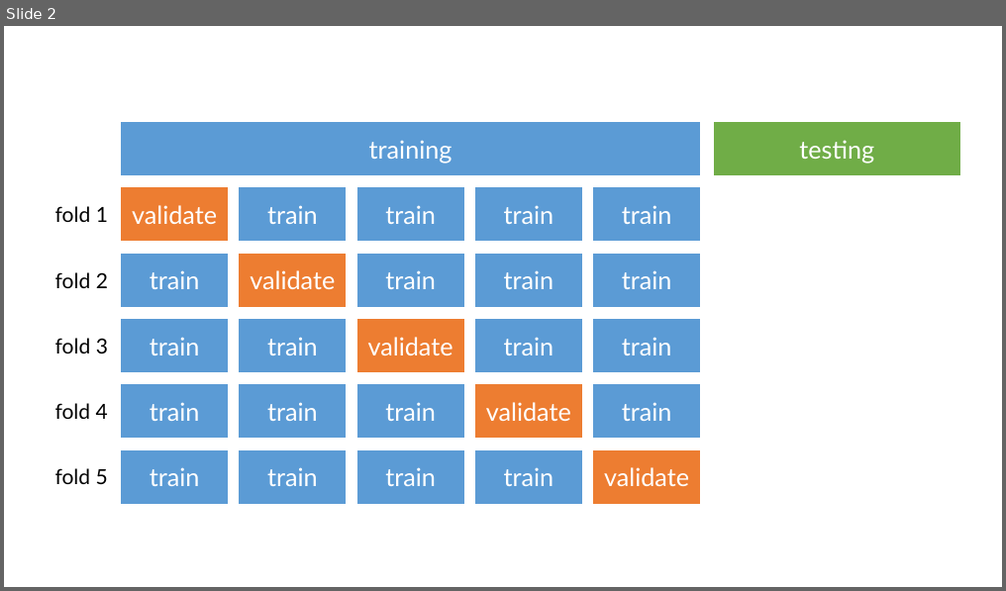
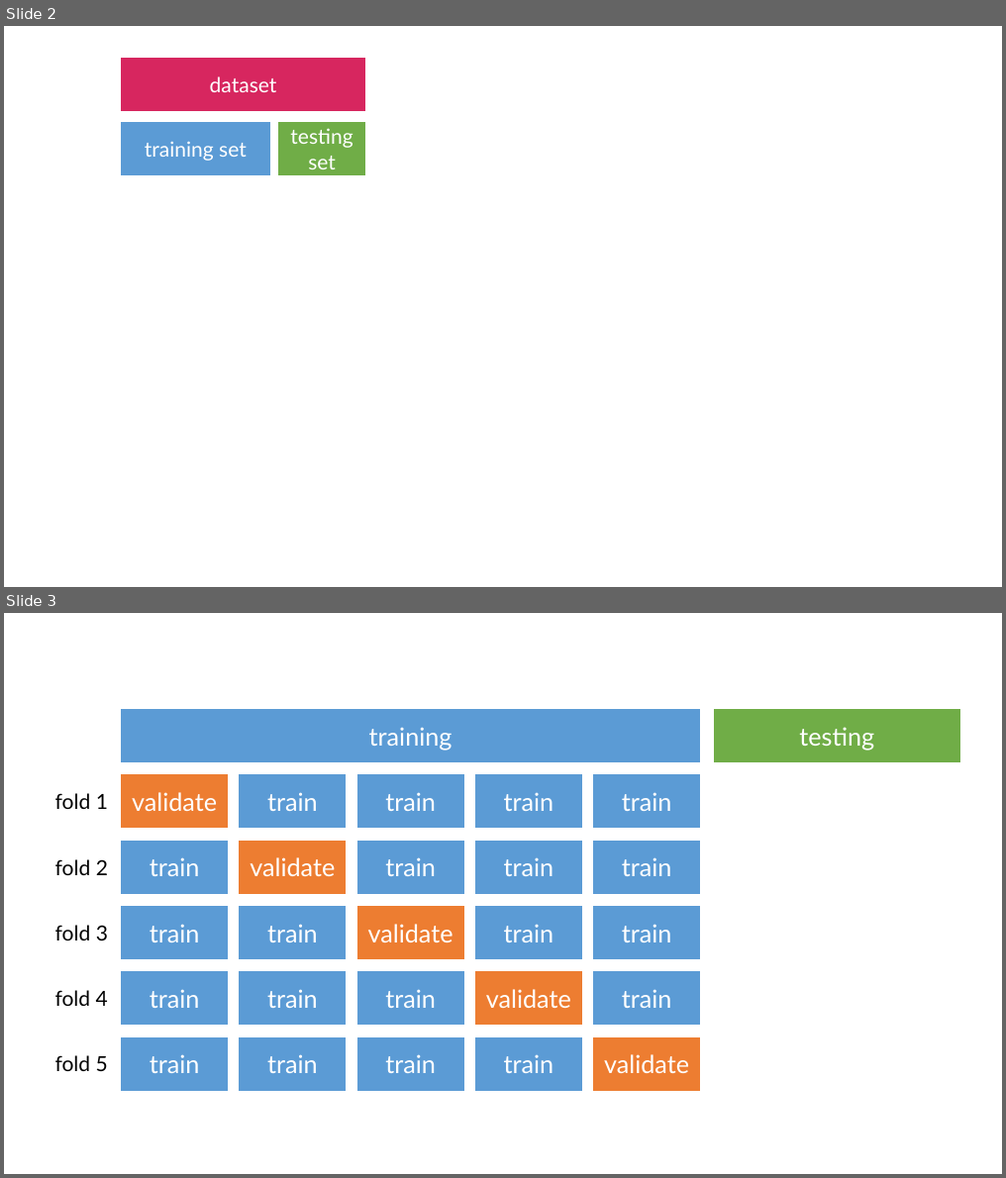
Before and after one commit to nwakim/BSTA_513_S25, a slide deck: lessons/14_Model_building/images/cross_val_slides.pptx. Shown one above the other, each under a label of ours: slide 2 before the commit, slides 2 and 3 after it. The pictures are 1006x591 and 1006x1178 pixels, drawn with LibreOffice and Linux fonts; fonts in the diff are those of the drawing. Boxes give left, top, right and bottom in pixels: in the first picture for what was removed or moved away, otherwise in the second. Text is boxed around its words. In the diff, an @@ line names an element or a change of style, - is before the commit and + after.

```diff
--- a/lessons/14_Model_building/images/cross_val_slides.pptx
+++ b/lessons/14_Model_building/images/cross_val_slides.pptx
@@ slide 2 added at box(4, 26, 1002, 587), background #FFFFFF @@
@@ rectangle added at box(122, 59, 364, 110), fill #D7265F, outline #D7265F 1 pt, 20 pt, text #FFFFFF @@
+dataset
@@ rectangle added at box(122, 123, 269, 174), fill #5B9BD5, outline #5B9BD5 1 pt, 20 pt, text #FFFFFF @@
+training set
@@ rectangle added at box(279, 123, 365, 174), fill #70AD47, outline #70AD47 1 pt, 20 pt, text #FFFFFF @@
+testing set
@@ what was slide 2 is now slide 3 @@
```
Also in this commit, not shown: 34 other files.
